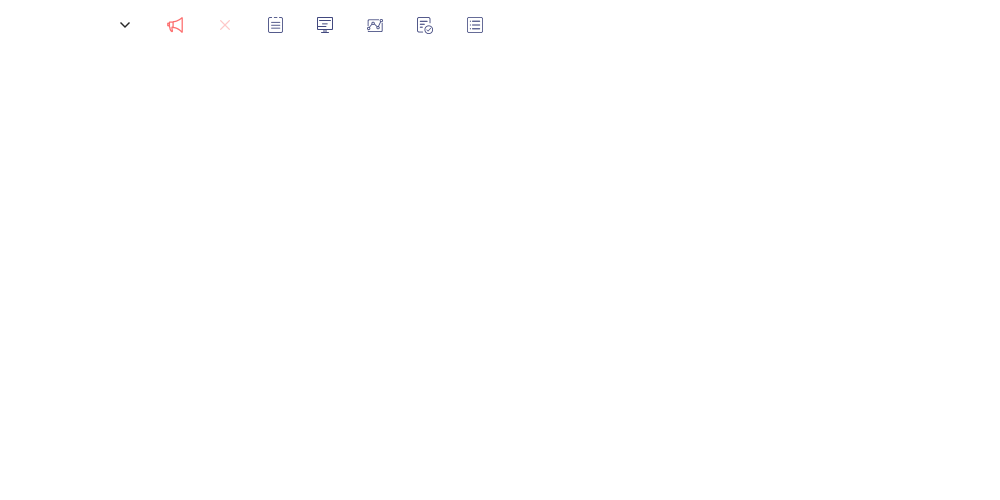
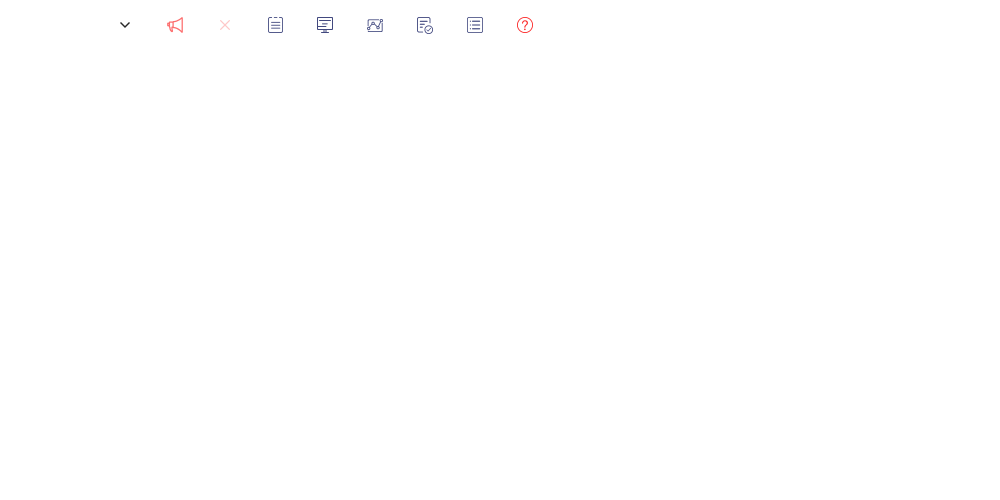
Layers edited between the first and the second 1000x500 image:
added layer "形状 7" above "图层 6" over [517, 17, 533, 33]
